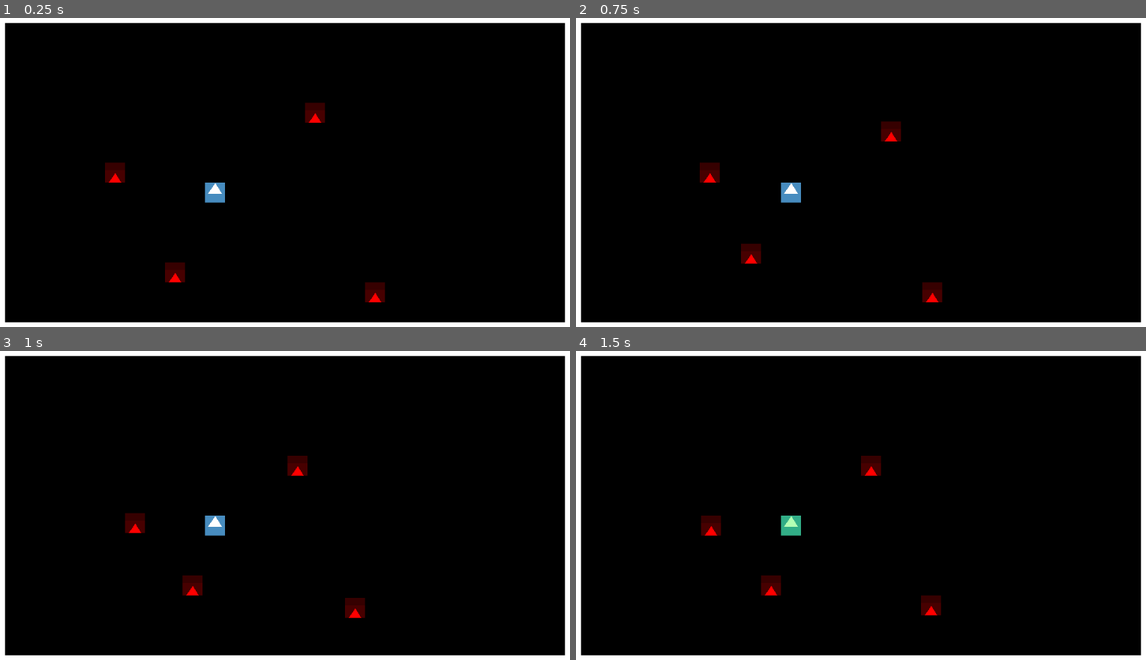
Above: before the commit, frames 1-4 (two rows, left to right).
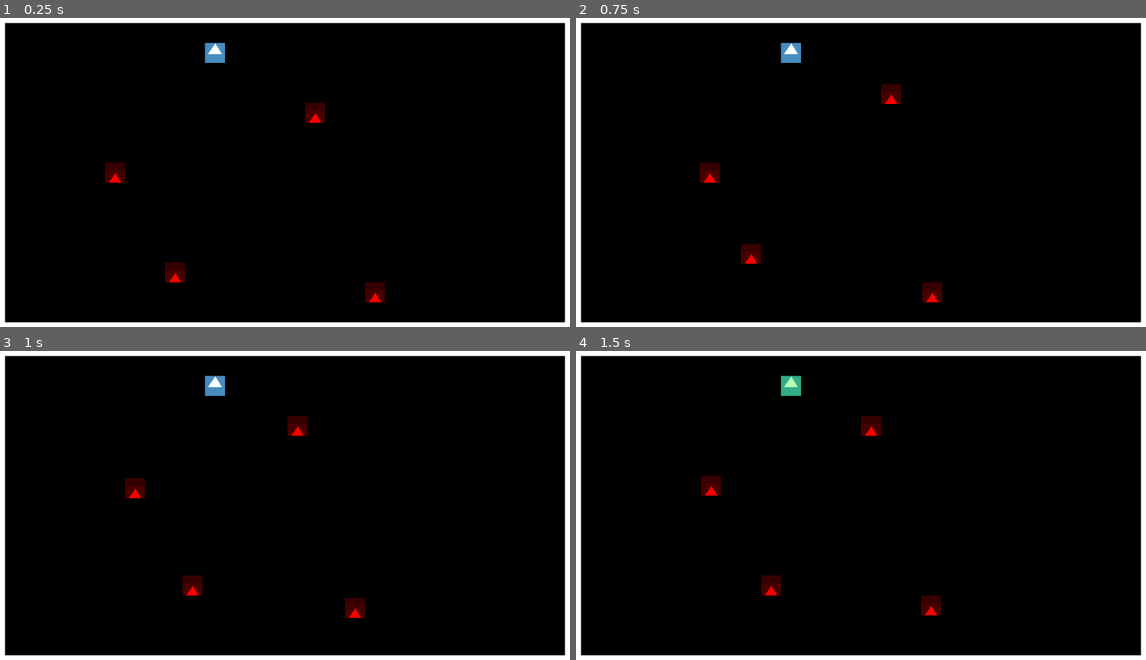
Above: after the commit, the same moments.

Repository: deengames-prototypes/roguelike-base
Game: Godot game, scene res://contexts/core/scenes/CoreGameScene.tscn
Same seed, same stepped clock (60 frames per second), same inputs: the game is played once before the commit and once after it. The engine's default icon, where the game draws it, is replaced by a stand-in: a white triangle on a blue panel in a dark square.
Inputs:
- Up to frame 1 (0.25 s): no input
- Up to frame 2 (0.75 s): tap Enter (ui_accept) at 0.5 s; tap F (fire_projectile) at 0.6 s
- Up to frame 3 (1 s): tap Enter (ui_accept) at 0.77 s
- Up to frame 4 (1.5 s): tap F (fire_projectile) at 1.35 s

The runs differ from the first frame. In frame 1, 0.5% of the frame differs, in the area x 35-40%, y 7-60%; in frame 2, 0.9%; in frame 3, 1.4%, in the area x 21-54%, y 7-60%; in frame 4, 1.4%.

Commit message:
Got collisions to work with separate layers. Secret sauce? Ray2D's layers.
Also fixed: player meleeing wall crashes the game.

Diff:
--- a/source/contexts/core/scenes/CoreGameScene.tscn
+++ b/source/contexts/core/scenes/CoreGameScene.tscn
@@ -19,7 +19,7 @@
 
 [sub_resource type="TileSet" id="TileSet_2yu3v"]
 tile_size = Vector2i(32, 32)
-physics_layer_0/collision_layer = 1
+physics_layer_0/collision_layer = 4
 physics_layer_0/collision_mask = 3
 custom_data_layer_0/name = "TileName"
 custom_data_layer_0/type = 4
@@ -35,7 +35,7 @@
 layer_0/tile_data = PackedInt32Array(0, 65536, 0, 65536, 65536, 0, 131072, 65536, 0, 196608, 65536, 0, 262144, 65536, 0 …(9387 unchanged characters)…
 
 [node name="Player" parent="." instance=ExtResource("3_8hkbo")]
-position = Vector2(352, 288)
+position = Vector2(352, 64)
 
 [node name="Monster9" parent="." instance=ExtResource("4_vk0oa")]
 position = Vector2(512, 160)
--- a/source/contexts/core/scenes/entities/Monster.tscn
+++ b/source/contexts/core/scenes/entities/Monster.tscn
@@ -9,6 +9,8 @@
 
 [node name="Monster" type="Area2D" groups=["Monsters"]]
 texture_filter = 1
+collision_layer = 2
+collision_mask = 7
 script = ExtResource("1_1sq1g")
 
 [node name="Sprite2D" type="Sprite2D" parent="."]
@@ -27,4 +29,5 @@
 unique_name_in_owner = true
 position = Vector2(16, 16)
 target_position = Vector2(0, 32)
+collision_mask = 7
 collide_with_areas = true
--- a/source/contexts/core/scenes/entities/Player.tscn
+++ b/source/contexts/core/scenes/entities/Player.tscn
@@ -8,6 +8,7 @@
 
 [node name="Player" type="Area2D" groups=["Player"]]
 texture_filter = 1
+collision_mask = 6
 script = ExtResource("1_fs7d7")
 
 [node name="Sprite2D" type="Sprite2D" parent="."]
@@ -25,4 +26,5 @@
 unique_name_in_owner = true
 position = Vector2(16, 16)
 target_position = Vector2(0, 32)
+collision_mask = 7
 collide_with_areas = true
--- a/source/contexts/core/scripts/BaseEntity.gd
+++ b/source/contexts/core/scripts/BaseEntity.gd
@@ -19,7 +19,12 @@
 func get_melee_target(direction:Vector2) -> BaseEntity:
 	ray.target_position = direction.normalized() * TILE_SIZE
 	ray.force_raycast_update()
-	return ray.get_collider()
+	var target = ray.get_collider()
+
+	if target is TileMap:
+		return null
+
+	return target
 
 # Returns true if moved. Maybe not, because someone else is moving there first.
 func move(direction:Vector2i) -> bool:
--- a/source/project.godot
+++ b/source/project.godot
@@ -105,7 +105,9 @@
 
 [layer_names]
 
-2d_physics/layer_1="Player/Monsters"
+2d_physics/layer_1="Player"
+2d_physics/layer_2="Monsters"
+2d_physics/layer_3="Walls"
 
 [physics]
 
